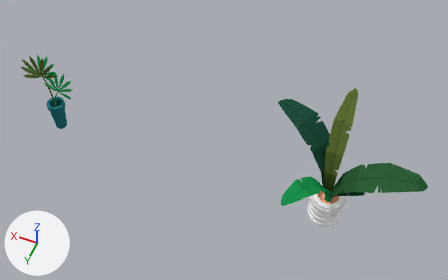
One commit to the Blender file blender files/plants.blend: the scene before it, then after it.
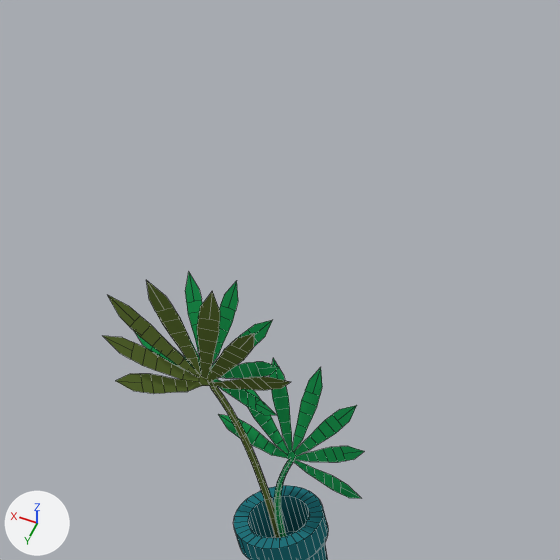
Each version appears first whole from a 50 mm camera at (-2.97, 7.51, 7.72) aimed at (-0.29, 1.0, -0.36), and next in a close-up on the part from 0% to 25% of the width and 0% to 40% of the height. The lights are fixed; the arrows at lower left show +X, +Y and +Z. The close-ups show mesh edges as thin lines.
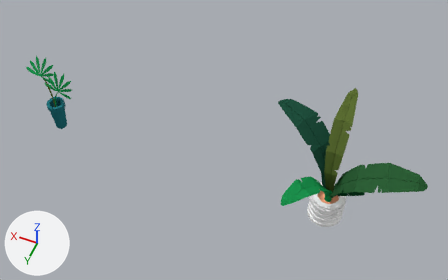
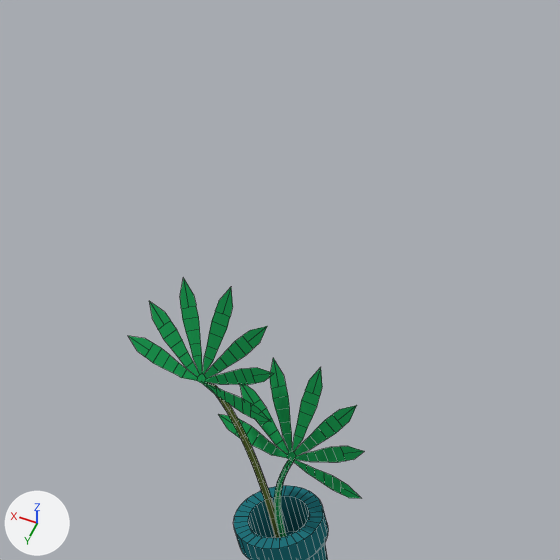
Pixel boxes [x1, y1, x2, y2] of what changed, in the close-ups (560 x 560 px; the box of a moved part takes in the faces that stretch with it):
'Cylinder.007', reshaped, modifiers changed
    before: [103, 272, 364, 560]
    after: [128, 278, 364, 560]
part 1 of me_cylinder_008, deleted (green)
    before: [103, 280, 290, 393]
part 2 of me_cylinder_008, moved or reshaped
    before: [134, 272, 279, 415]
    after: [128, 278, 274, 422]

The change, as a list of edits to the scene's bpy script:
```text
Change me_cylinder_008:
    used by ob_cylinder_007; location = (-2.249, 1.068, -0.96); scale = (-0.0607, -0.0607, -0.119)
    remove me_cylinder_008.from_pydata(...)  # 2234 vertices, 1692 faces, 5 loose edges; spans x -99.1..23.4, y -16.6..16.0, z -14.8..4.0
    add me_cylinder_008.from_pydata(...)  # 2107 vertices, 1642 faces, 5 loose edges; spans x -98.1..23.4, y -16.6..16.0, z -14.8..4.0
    me_cylinder_008 part 1: the loose piece of 127 vertices spanning x -99.1..-84.8, y 0.0..1.3, z -10.8..-5.8 is deleted
    me_cylinder_008 part 2
    114 vertices in x -98.1..-86.1, y -0.4..4.8, z -9.6..-6.8 move by (0.0, -0.6, 0.0)
    13 vertices in x -96.3..-87.9, y 0.1..4.3, z -8.9..-6.9 move by (0.0, -0.5, 0.0)
    3 vertices in x -92.0..-91.6, y 0.8..0.9, z -7.0 move by (-0.2, -0.2, 0.0)
    3 vertices in x -92.0..-91.6, y 0.9..1.0, z -7.0 move by (-0.2, -0.3, 0.0)
Change ob_cylinder_007:
    add _m = ob_cylinder_007.modifiers.new('EdgeSplit.001', 'EDGE_SPLIT')
```
